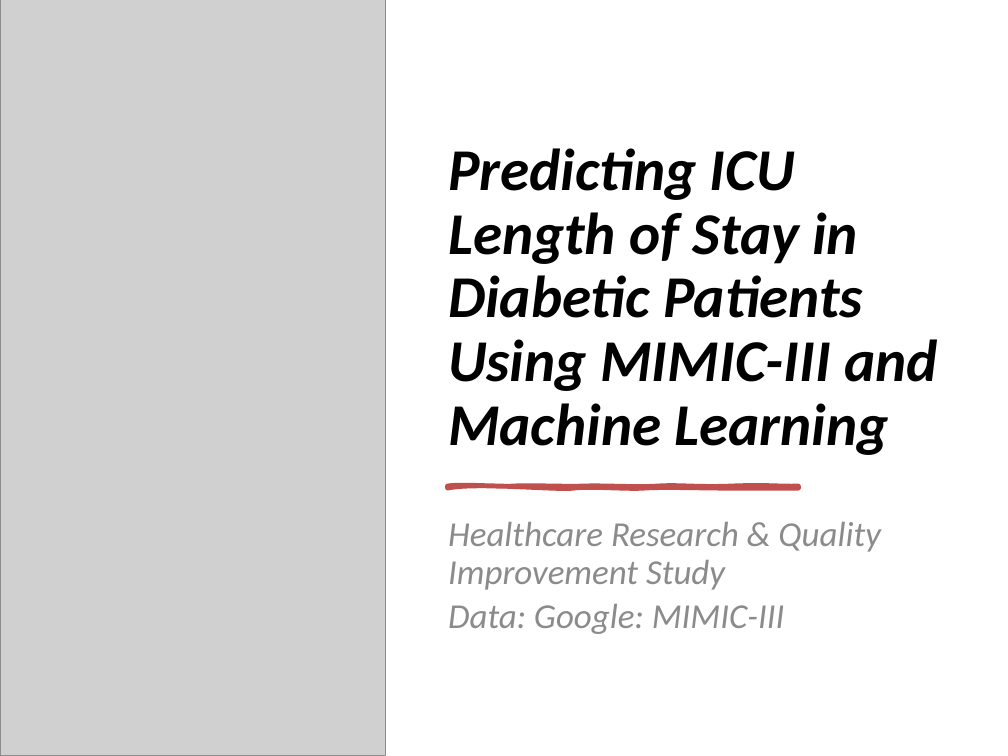
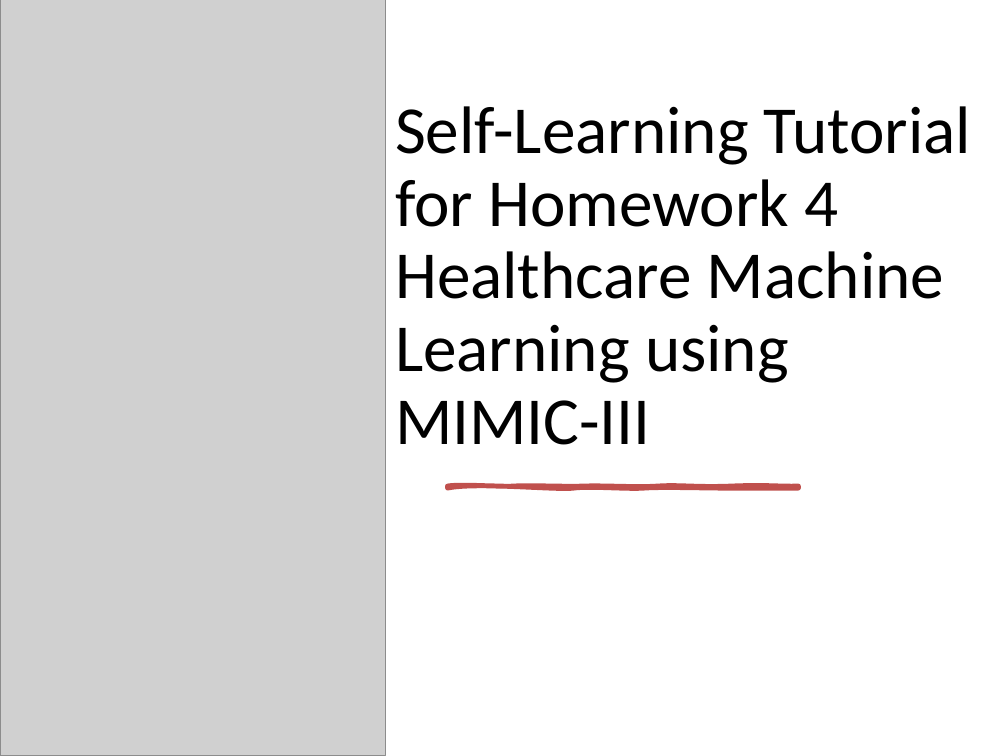
Before and after one commit to abhishekraman2001/AI-Health, a slide deck: slide 1 of akr3222-SelfLearningTuotorial.pptx. Drawn at 1008x756 pixels with LibreOffice and Linux fonts; fonts in the diff are those of the drawing; grey boxes stand for pictures. Boxes give left, top, right and bottom in pixels: in the first picture for what was removed or moved away, otherwise in the second. Text is boxed around its words. In the diff, an @@ line names an element or a change of style, - is before the commit and + after.

Commit message:
Update tutorial notebook, slides, and PDF

```diff
--- a/akr3222-SelfLearningTuotorial.pptx
+++ b/akr3222-SelfLearningTuotorial.pptx
@@ title at bbox=[395, 106, 971, 445]: text changed; size 42.3 to 48 pt; bold off; italic off @@
-Predicting ICU Length of Stay in Diabetic Patients Using MIMIC-III and Machine Learning
+Self-Learning Tutorial for Homework 4
+Healthcare Machine Learning using MIMIC-III
@@ subtitle removed at bbox=[448, 522, 881, 634] @@
-Healthcare Research & Quality Improvement Study
-Data: Google: MIMIC-III
```
Also in this commit, not shown: 13 other slides changed, 2 slides added, 2 other files.
